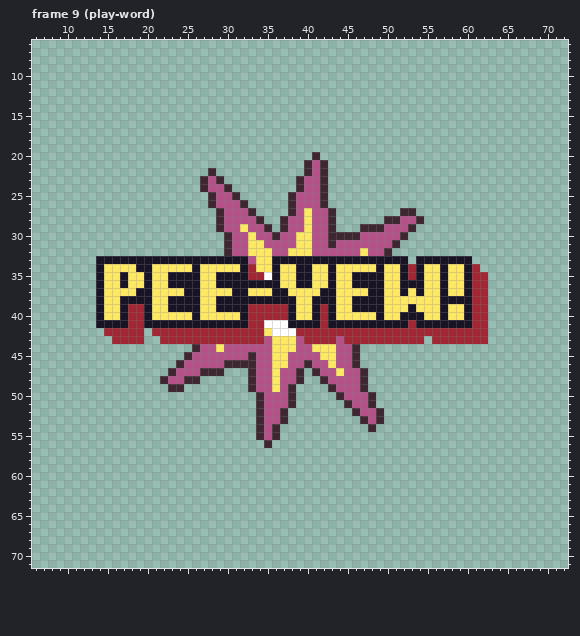
Pixel-art file, stored at art/hits/fx-hit-skunk.aseprite. The first picture shows the starting point.
77x77 pixels, 16 frames. Shown: frame 9 (play-word): x 6..72, y 6..71. The commit also changed other frames, which this record leaves out.
After the commit:
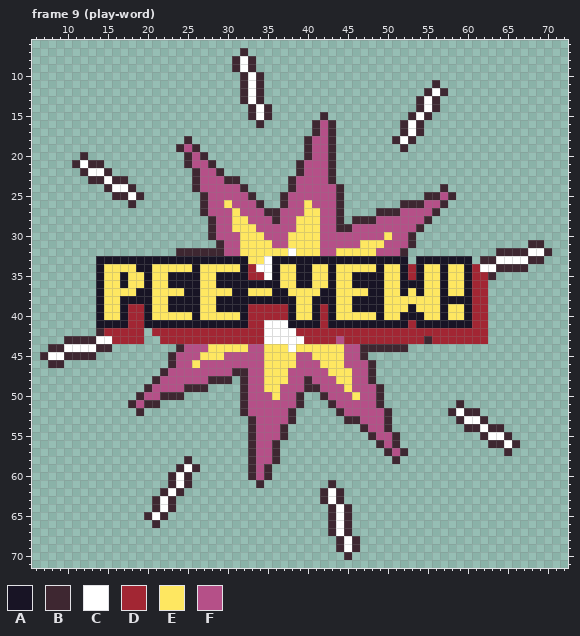
Palette (. is transparent): A #181425  B #3e2731  C #ffffff  D #a22633  E #fee761  F #b55088
Change:
Frame 9 (play-word):
y 7: x 32 . -> B
y 8..9: x 31..33 ... -> BCB
y 10: x 32..34 ... -> BCB
y 11: x 32..34 ... -> BCB; x 56 . -> B
y 12: x 32..34 ... -> BCB; x 55..57 ... -> BCB
y 13: x 32..34 ... -> BCB; x 54..56 ... -> BCB
y 14: x 33..35 ... -> BCB; x 54..56 ... -> BCB
y 15: x 33..35 ... -> BCB; x 42 . -> B; x 53..55 ... -> BCB
y 16: x 34 . -> B; x 41..43 ... -> BFB; x 52..54 ... -> BCB
y 17: x 41..43 ... -> BFB; x 52..54 ... -> BCB
y 18: x 25 . -> B; x 40..43 .... -> BFFB; x 51..53 ... -> BCB
y 19: x 24..26 ... -> BFB; x 40..43 .... -> BFFB; x 52 . -> B
y 20: x 12 . -> B; x 25..27 ... -> BFB; x 40..43 .B.. -> BFFB
y 21: x 11..14 .... -> BCBB; x 25..28 .... -> BFFB; x 39..40 .B -> BF; x 42..43 B. -> FB
y 22: x 12..15 .... -> BCCB; x 26..29 ..B. -> BFFB; x 39..40 .B -> BF; x 42..43 B. -> FB
y 23: x 13..17 ..... -> BBCBB; x 26..27 .B -> BF; x 29..31 B.. -> FBB; x 38..39 .B -> BF; x 42..43 B. -> FB
y 24: x 15..18 .... -> BCCB; x 26..27 .B -> BF; x 30..32 B.. -> FFB; x 38..39 .B -> BF; x 42..44 B.. -> FFB; x 57 . -> B
y 25: x 16..19 .... -> BBCB; x 27..28 .B -> BF; x 31..33 B.. -> FFB; x 37..38 .B -> BF; x 42..44 B.. -> FFB; x 55..58 .... -> BBFB
y 26: x 18 . -> B; x 27..28 .B -> BF; x 30 F -> E; x 32..34 B.. -> FFB; x 37..38 .B -> BF; x 40 F -> E; x 42..44 B.. -> FFB; x 52..57 ...... -> BBBFFB
y 27: x 27..29 ..B -> BFF; x 31 F -> E; x 33..38 B....B -> FFBBFF; x 41 F -> E; x 43..44 B. -> FB; x 49..56 ...BB... -> BBBFFFFB
y 28: x 28..29 .B -> BF; x 31..32 FF -> EE; x 34..37 B..B -> FFBF; x 39 F -> E; x 41 F -> E; x 43..44 B. -> FB; x 46..51 ....BB -> BBBFFF; x 54..55 B. -> FB
y 29: x 28..29 .B -> BF; x 31 F -> E; x 33 F -> E; x 35..37 B.B -> FFF; x 39 F -> E; x 41 F -> E; x 43..49 B...BBB -> FBBFFFF; x 53..54 B. -> FB
y 30: x 28..30 ..B -> BFF; x 32 F -> E; x 34 F -> E; x 36 B -> F; x 38 F -> E; x 41 F -> E; x 43..46 BBBB -> FFFF; x 50 F -> E; x 52..53 B. -> FB
y 31: x 29..30 .B -> BF; x 32 F -> E; x 35 F -> E; x 38 F -> E; x 41 F -> E; x 43 B -> F; x 47..49 FFF -> EEE; x 51..53 B.. -> FFB; x 68..69 .. -> BB
y 32: x 24..30 ......B -> BBBBBBF; x 32 F -> E; x 36..38 FFE -> EEC; x 41 F -> E; x 44..46 FFF -> EEE; x 48 F -> E; x 50..52 B.. -> FFB; x 64..70 ....... -> BBBBCCB
y 33: x 33 F -> E; x 35 E -> C; x 62..69 ........ -> BBCCCCBB
y 34: x 34..35 EE -> CC; x 62..67 ...... -> CCBBBB
y 35: x 63 . -> B
y 42: x 14 . -> B; x 35 E -> C
y 43: x 10..15 ...... -> BBBBCC; x 35..39 FEEEF -> CCCCC; x 55 . -> B
y 44: x 8..15 ........ -> BBCCCCBB; x 24..26 ..B -> BFF; x 28 F -> E; x 30..32 FFF -> EEE; x 35 F -> E; x 38..40 EFF -> CEE; x 44 F -> E; x 46..52 B...... -> FBBBBBB
y 45: x 7..13 ....... -> BCCBBBB; x 23..25 ..B -> BFF; x 27..29 FFF -> EEE; x 33 B -> F; x 35 F -> E; x 38 F -> E; x 41 F -> E; x 44 F -> E; x 46..47 B. -> FB
y 46: x 8..9 .. -> BB; x 23..24 .B -> BF; x 26 F -> E; x 30..33 BBBB -> FFFF; x 35 F -> E; x 38 F -> E; x 40 B -> F; x 42 F -> E; x 44 F -> E; x 46..48 B.. -> FFB
y 47: x 22..23 .B -> BF; x 27..33 BBB...B -> FFFFBBF; x 35 F -> E; x 37 F -> E; x 39..41 B.B -> FFF; x 43 F -> E; x 45 F -> E; x 47..48 B. -> FB
y 48: x 21..22 .B -> BF; x 25..30 BB.... -> FFFBBB; x 32..33 .B -> BF; x 35 F -> E; x 37 F -> E; x 39..42 B..B -> FBFF; x 44..45 FF -> EE; x 47..48 B. -> FB
y 49: x 20..27 ...BB... -> BFFFFBBB; x 32..33 .B -> BF; x 35 F -> E; x 38..43 B....B -> FFBBFF; x 45 F -> E; x 47..49 B.. -> FFB
y 50: x 19..24 ...... -> BFFBBB; x 32..34 ..B -> BFF; x 36 F -> E; x 38..39 B. -> FB; x 42..44 ..B -> BFF; x 46 F -> E; x 48..49 B. -> FB
y 51: x 18..21 .... -> BFBB; x 32..34 ..B -> BFF; x 38..39 B. -> FB; x 43..45 ..B -> BFF; x 48..49 B. -> FB; x 59 . -> B
y 52: x 19 . -> B; x 32..34 ..B -> BFF; x 37..38 B. -> FB; x 44..46 ..B -> BFF; x 49..50 B. -> FB; x 58..61 .... -> BCBB
y 53: x 33..34 .B -> BF; x 37..38 B. -> FB; x 45..47 ..B -> BBF; x 49..50 B. -> FB; x 59..62 .... -> BCCB
y 54: x 33..34 .B -> BF; x 36..37 B. -> FB; x 47..50 .B.. -> BFFB; x 60..64 ..... -> BBCBB
y 55: x 33..34 .B -> BF; x 36..37 B. -> FB; x 48..51 .... -> BFFB; x 62..65 .... -> BCCB
y 56: x 33..36 ..B. -> BFFB; x 49..51 ... -> BFB; x 63..66 .... -> BBCB
y 57: x 33..36 .... -> BFFB; x 50..52 ... -> BFB; x 65 . -> B
y 58: x 25 . -> B; x 33..36 .... -> BFFB; x 51 . -> B
y 59: x 24..26 ... -> BCB; x 33..35 ... -> BFB
y 60: x 23..25 ... -> BCB; x 33..35 ... -> BFB
y 61: x 23..25 ... -> BCB; x 34 . -> B; x 43 . -> B
y 62: x 22..24 ... -> BCB; x 42..44 ... -> BCB
y 63: x 21..23 ... -> BCB; x 42..44 ... -> BCB
y 64: x 21..23 ... -> BCB; x 43..45 ... -> BCB
y 65: x 20..22 ... -> BCB; x 43..45 ... -> BCB
y 66: x 21 . -> B; x 43..45 ... -> BCB
y 67: x 43..45 ... -> BCB
y 68..69: x 44..46 ... -> BCB
y 70: x 45 . -> B
Where, in picture pixels (left, top, right, bottom), the same in both pictures:
changed: (176, 48, 456, 272)
added: (72, 152, 144, 208)
added: (480, 240, 552, 280)
added: (40, 328, 112, 368)
changed: (128, 328, 432, 560)
added: (448, 400, 520, 456)
